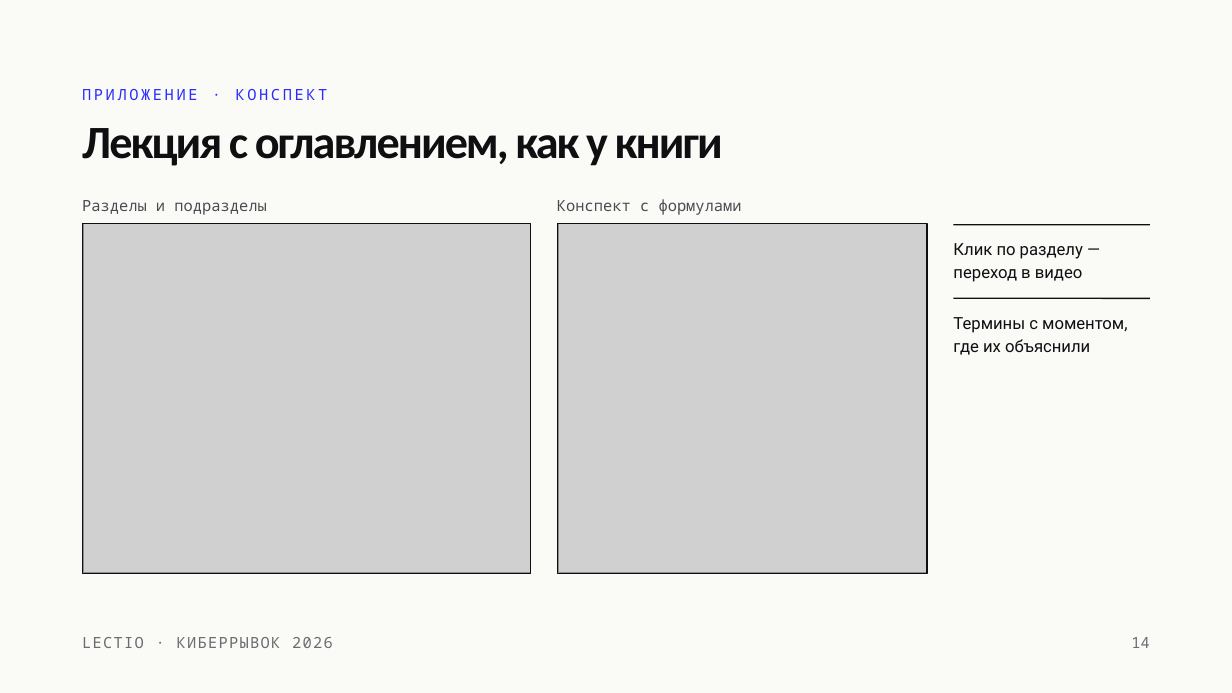
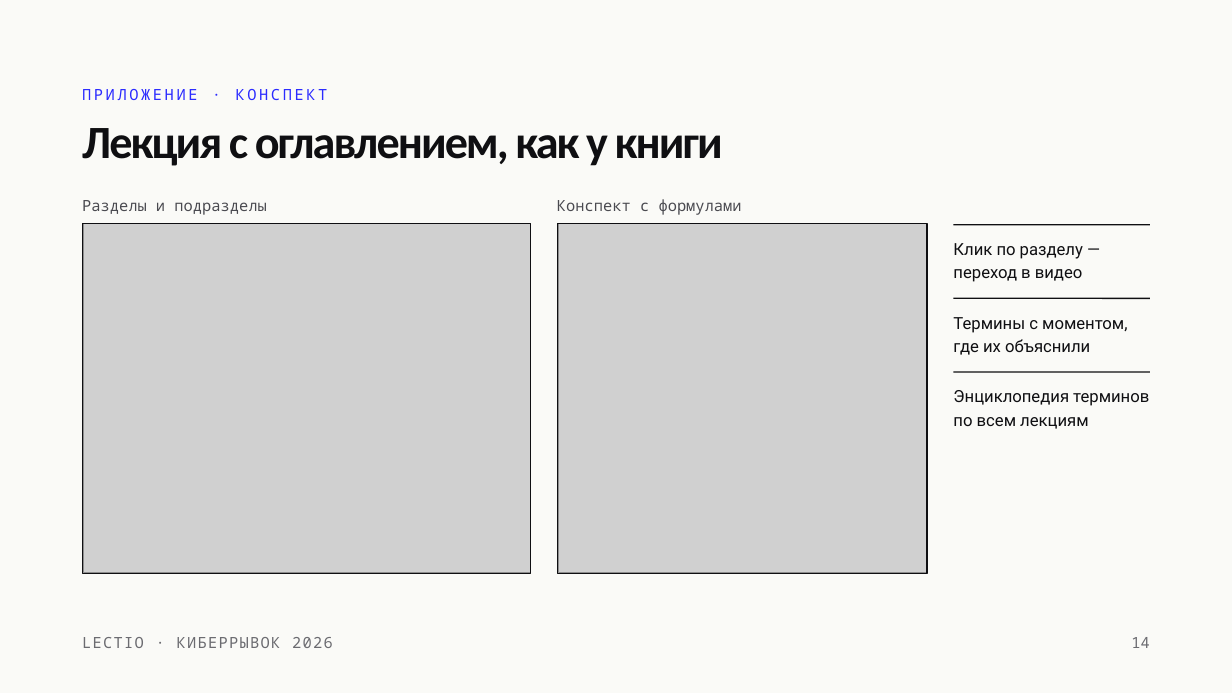
Before and after one commit to anxi0uz/lectio, a slide deck: slide 14 of Lectio — смысловой поиск по видеолекциям.pptx. Drawn at 1232x693 pixels with LibreOffice and Linux fonts; fonts in the diff are those of the drawing; grey boxes stand for pictures. Boxes give left, top, right and bottom in pixels: in the first picture for what was removed or moved away, otherwise in the second. Text is boxed around its words. In the diff, an @@ line names an element or a change of style, - is before the commit and + after.

```diff
--- a/Lectio — смысловой поиск по видеолекциям.pptx
+++ b/Lectio — смысловой поиск по видеолекциям.pptx
@@ line added from (954, 372) to (1150, 372), #0F0F12 1 pt @@
@@ text added at (953,390,1149,429), 13 pt, text #0F0F12 @@
+Энциклопедия терминов по всем лекциям
```
Also in this commit, not shown: 3 other slides changed, 15 other files.
